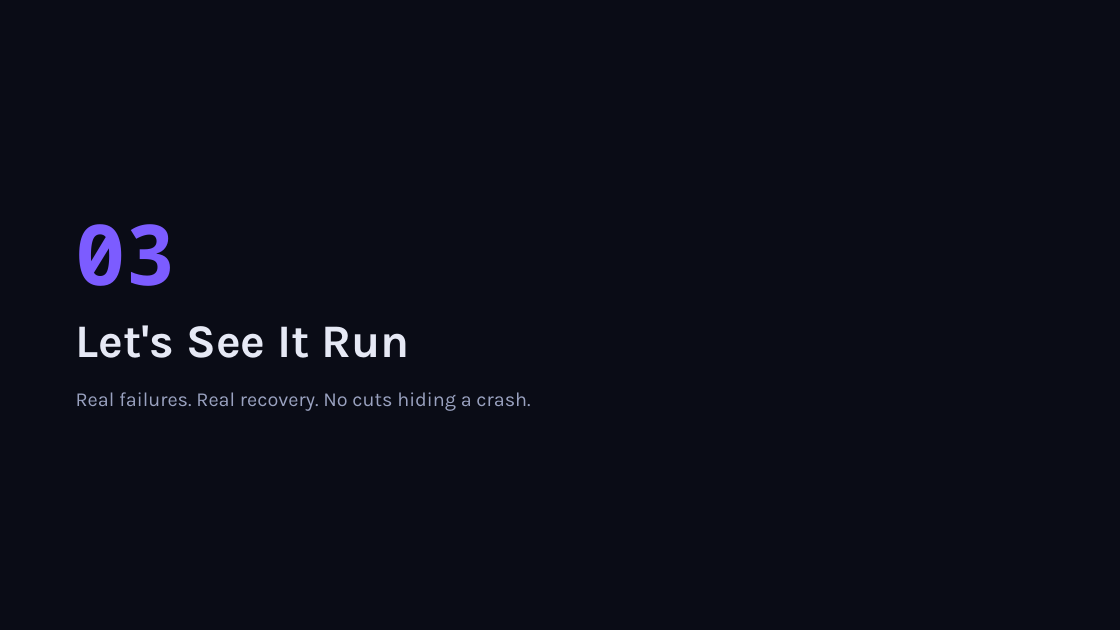
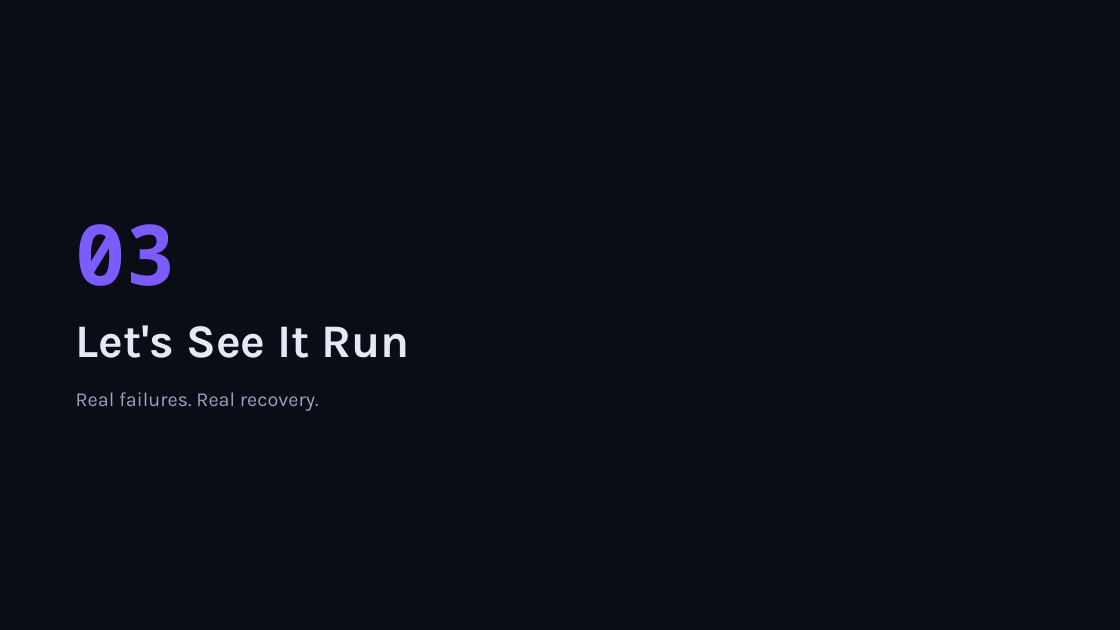
Before and after one commit to simy307/temporal-claims-demo, a slide deck: slide 18 of presentation/Lifting-the-Veil-Temporal-Talk.pptx. Drawn at 1120x630 pixels with LibreOffice and Linux fonts; fonts in the diff are those of the drawing. Boxes give left, top, right and bottom in pixels: in the first picture for what was removed or moved away, otherwise in the second. Text is boxed around its words. In the diff, an @@ line names an element or a change of style, - is before the commit and + after.

```diff
--- a/presentation/Lifting-the-Veil-Temporal-Talk.pptx
+++ b/presentation/Lifting-the-Veil-Temporal-Talk.pptx
@@ text at bbox=[76, 392, 319, 411]: text changed @@
-Real failures. Real recovery. No cuts hiding a crash.
+Real failures. Real recovery.
```
Also in this commit, not shown: 7 other slides changed, 4 other files.
